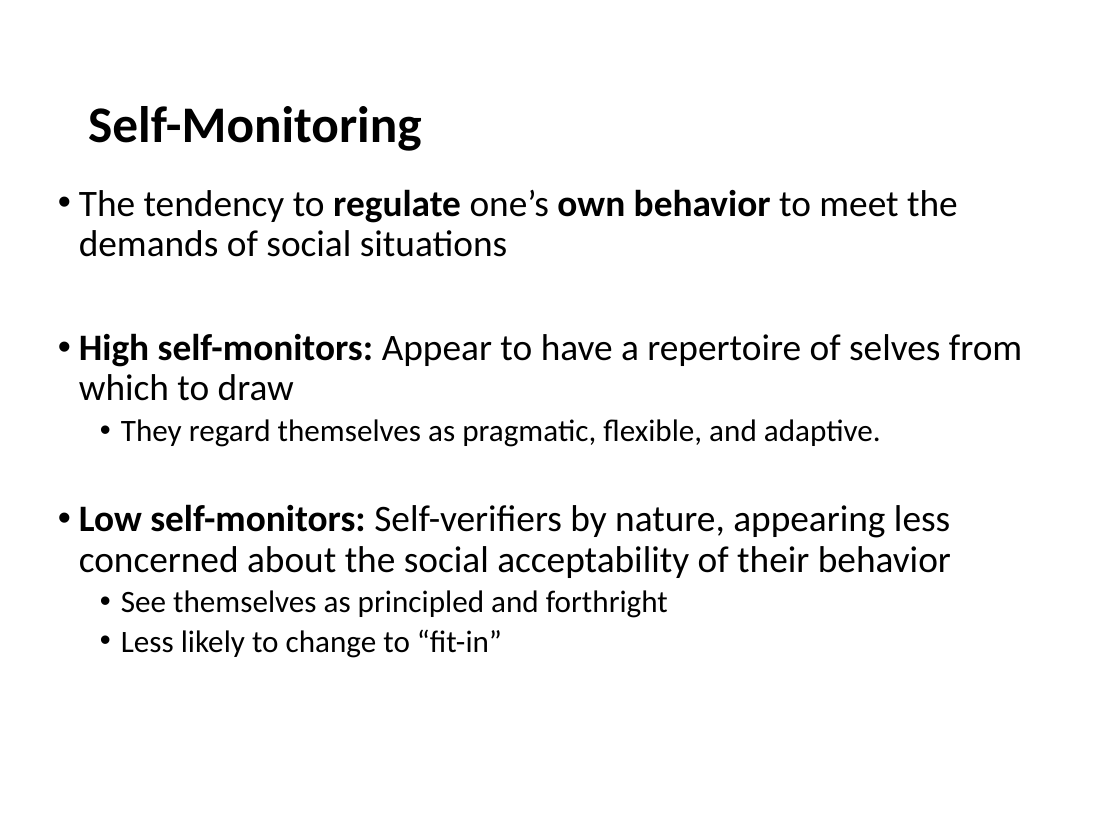
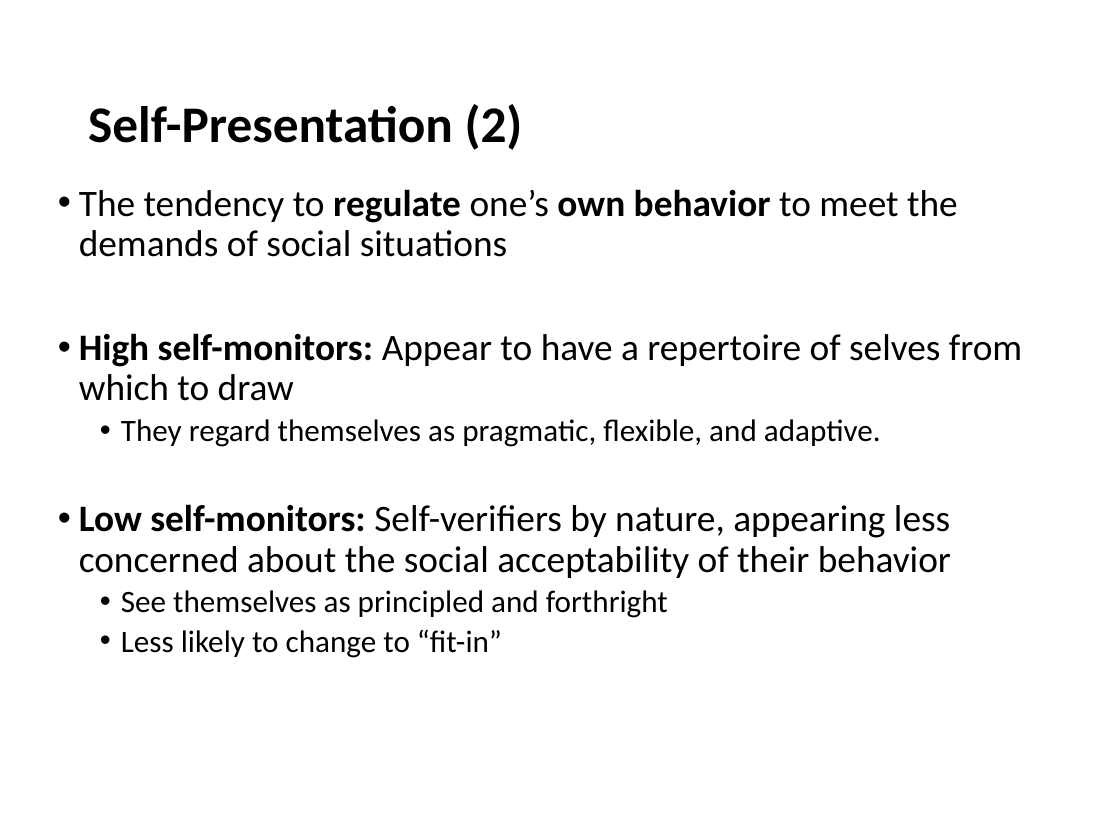
Before and after one commit to npm27/Teaching-Materials, a slide deck: slide 41 of Social Psych/Slides/4 The Social Self.pptx (slide 39 before the commit). Drawn at 1120x840 pixels with LibreOffice and Linux fonts; fonts in the diff are those of the drawing. Boxes give left, top, right and bottom in pixels: in the first picture for what was removed or moved away, otherwise in the second. Text is boxed around its words. In the diff, an @@ line names an element or a change of style, - is before the commit and + after.

```diff
--- a/Social Psych/Slides/4 The Social Self.pptx
+++ b/Social Psych/Slides/4 The Social Self.pptx
@@ title at (x1=88, y1=104, x2=523, y2=150): text changed @@
-Self-Monitoring
+Self-Presentation (2)
```
Also in this commit, not shown: 5 other slides changed, 8 slides added, 2 slides removed, 1 other file.
